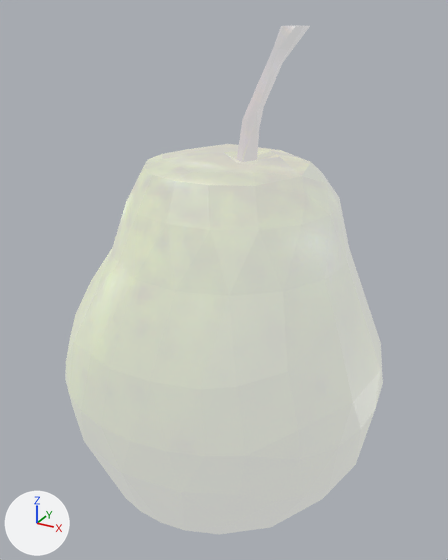
A saved change to the COLLADA model tmc_gazebo_worlds/models/pear/meshes/pear.dae.
Both versions are drawn from a 50 mm lens placed at (0.0686, -0.1297, 0.0638), pointed at (-0.0022, -0.0008, -0.0006). The lights are fixed; the arrows at lower left show +X, +Y and +Z. The first picture is the older version. Where no turn or scale is listed for an object, it has been applied to the vertices.

Objects in the first picture: 'Pear'.
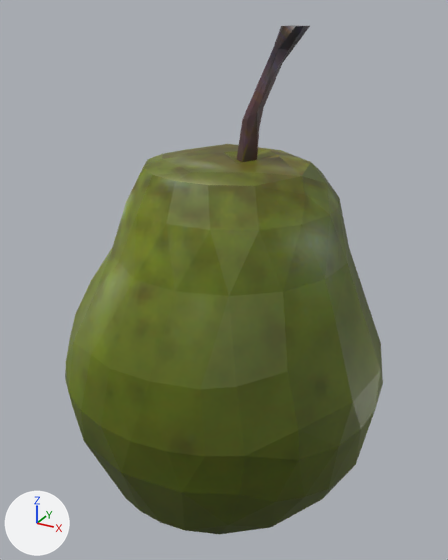
Diff of the bpy script that builds the scene:
```diff
--- a/tmc_gazebo_worlds/models/pear/meshes/pear.dae.py
+++ b/tmc_gazebo_worlds/models/pear/meshes/pear.dae.py
@@ mat_material @@
 mat_material.roughness = 0.44
-mat_material.emission_color = (0.5, 0.5, 0.5)  # grey #bcbcbc
-mat_material.emission_strength = 1.0
```

Pixel boxes (x1, y1, x2, y2) of what changed, in the pictures (448 x 560 px):
'Pear', recoloured, surface changed (darker): (65, 26, 383, 535) in both
